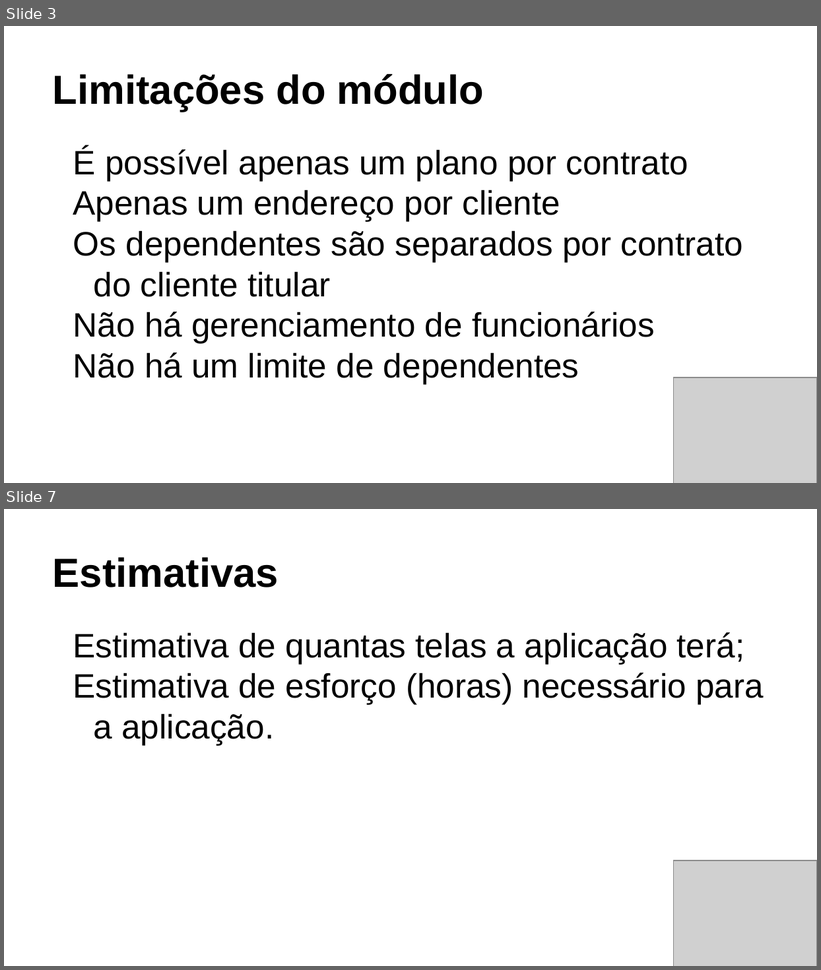
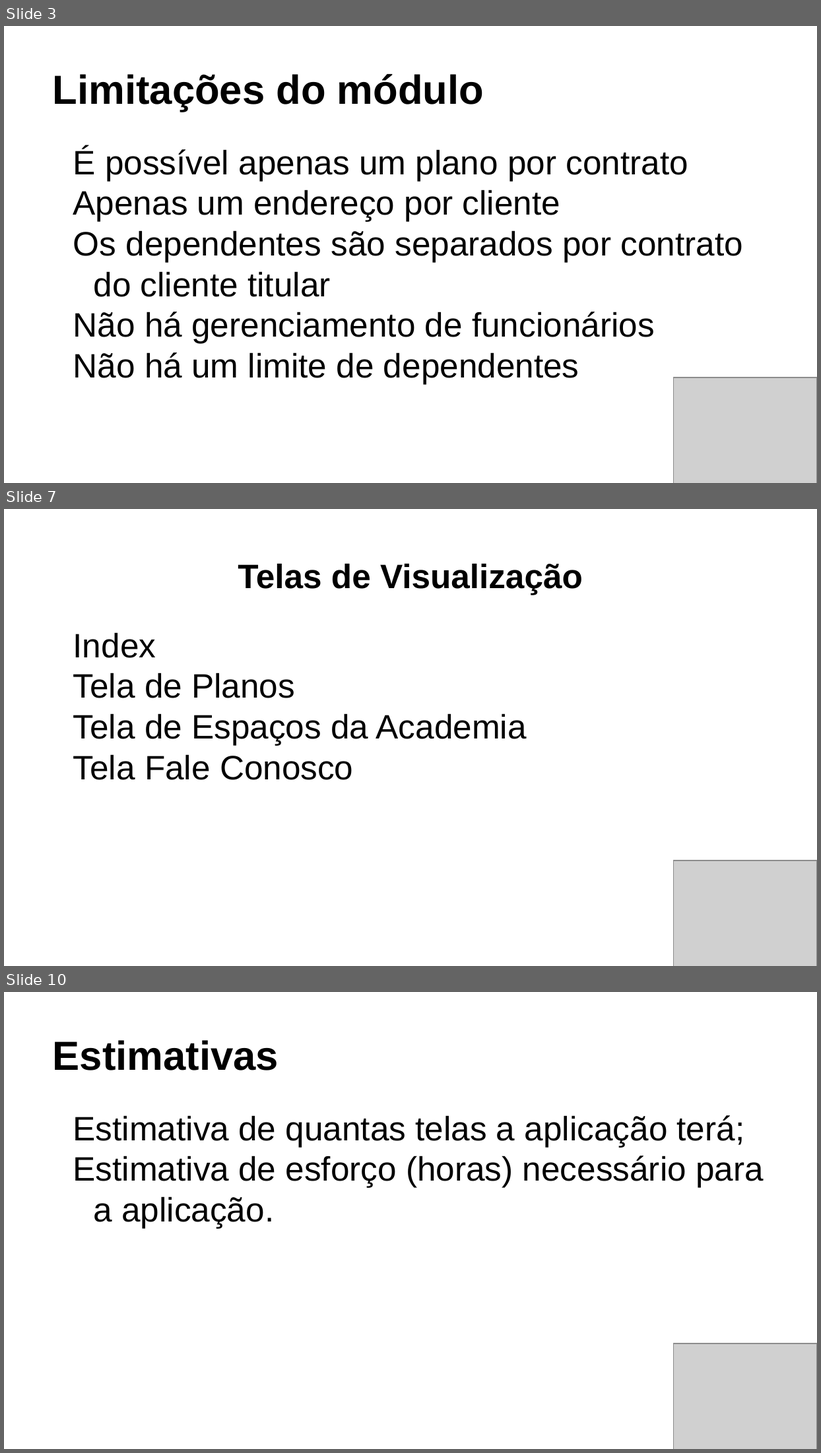
Before and after one commit to williamfgoncalves/william.goncalves, a slide deck: Banco de Dados - Modulo 2/Trabalho Modelagem Academia/Apresentação Modelagem Academia.pptx. Shown one above the other, each under a label of ours: slides 3 and 7 before the commit, slides 3, 7 and 10 after it; the slides between them are not shown. The pictures are 821x970 and 821x1453 pixels, drawn with LibreOffice and Linux fonts; fonts in the diff are those of the drawing; grey boxes stand for pictures. Boxes give left, top, right and bottom in pixels: in the first picture for what was removed or moved away, otherwise in the second. Text is boxed around its words. In the diff, an @@ line names an element or a change of style, - is before the commit and + after.

Commit message:
Feat(Trabalho Academia e Exercicio): Realização de alterações no trabalho e finalização do exercicio de ER Banco de dados

```diff
--- a/Banco de Dados - Modulo 2/Trabalho Modelagem Academia/Apresentação Modelagem Academia.pptx
+++ b/Banco de Dados - Modulo 2/Trabalho Modelagem Academia/Apresentação Modelagem Academia.pptx
@@ slide 7 added at (4, 509, 817, 966), background #FFFFFF @@
@@ title added at (238, 563, 583, 595), 30 pt, text #000000, bold @@
+Telas de Visualização
@@ text added at (73, 632, 527, 780), 30 pt, text #000000 @@
+Index
+Tela de Planos
+Tela de Espaços da Academia
+Tela Fale Conosco
@@ picture added at (674, 861, 817, 966) @@
@@ what was slide 7 is now slide 10 @@
```
Also in this commit, not shown: 3 slides changed, 3 other slides added, 1 slide removed, 15 other files.
